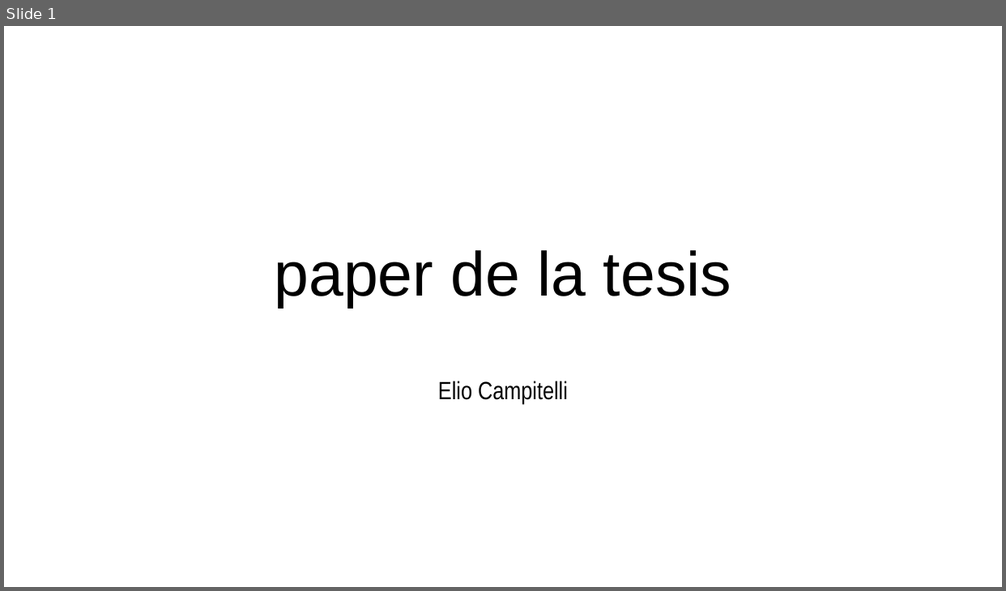
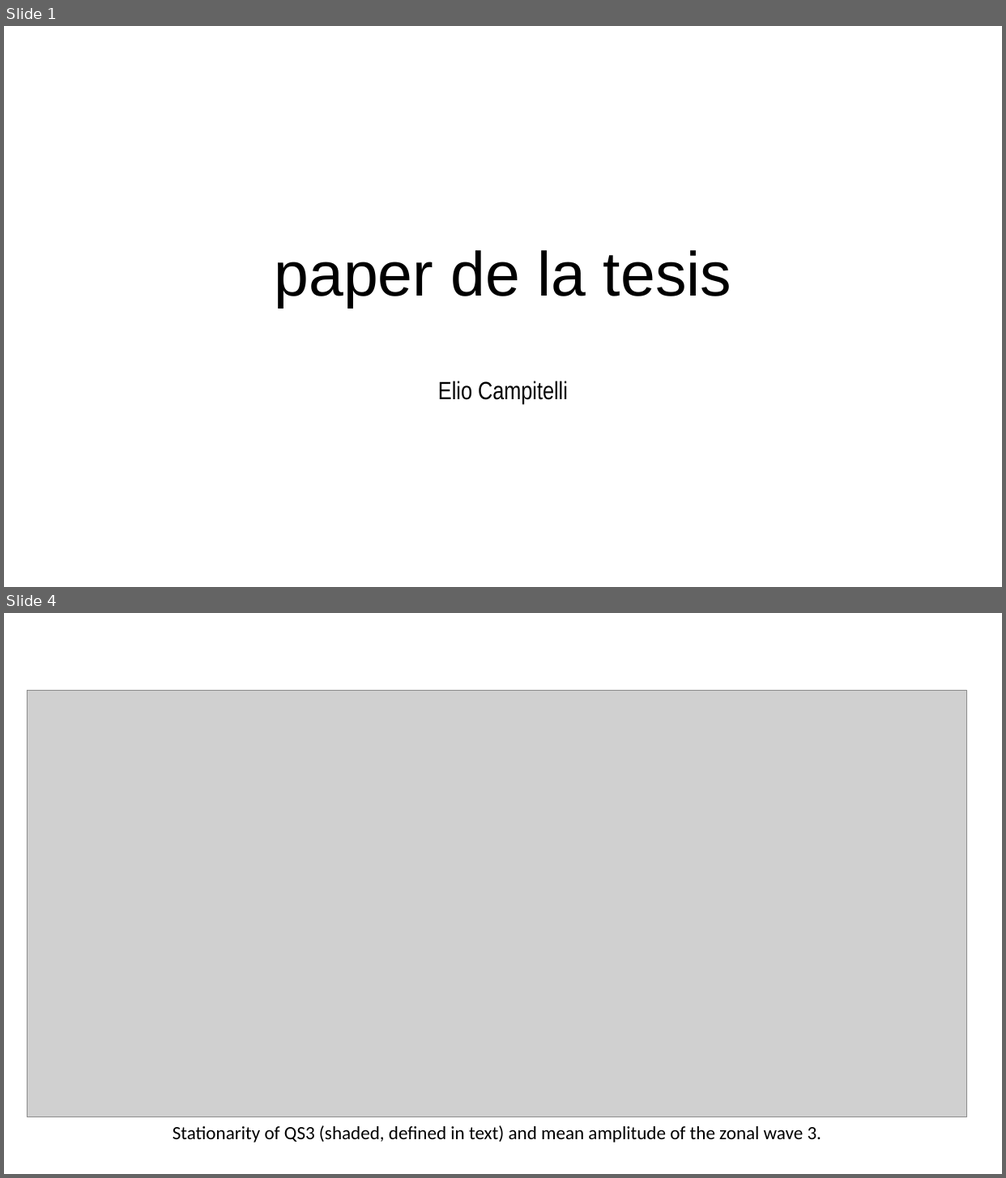
Before and after one commit to eliocamp/onda3, a slide deck: 06-paper_tesis.pptx. Shown one above the other, each under a label of ours: slide 1 before the commit, slides 1 and 4 after it; the slides between them are not shown. The pictures are 1006x591 and 1006x1178 pixels, drawn with LibreOffice and Linux fonts; fonts in the diff are those of the drawing; grey boxes stand for pictures. Boxes give left, top, right and bottom in pixels: in the first picture for what was removed or moved away, otherwise in the second. Text is boxed around its words. In the diff, an @@ line names an element or a change of style, - is before the commit and + after.

```diff
--- a/06-paper_tesis.pptx
+++ b/06-paper_tesis.pptx
@@ slide 4 added at bbox=[4, 613, 1002, 1174], background #FFFFFF @@
@@ picture added at bbox=[27, 690, 967, 1118] @@
@@ text added at bbox=[172, 1126, 822, 1143], 18 pt, text #000000 @@
+Stationarity of QS3 (shaded, defined in text) and mean amplitude of the zonal wave 3.
```
Also in this commit, not shown: 1 slide changed, 2 other slides added, 2 slides removed, 5 other files.
